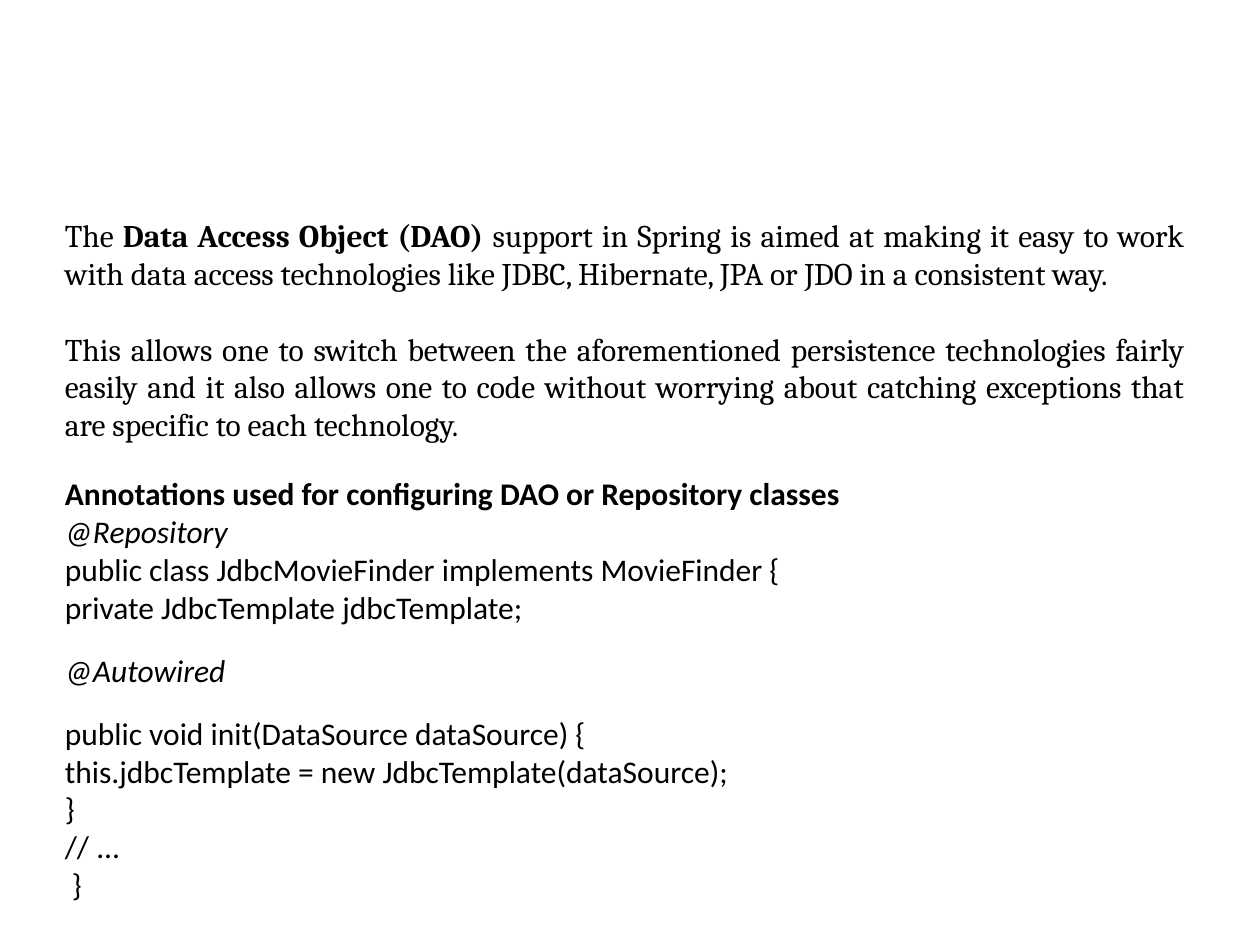
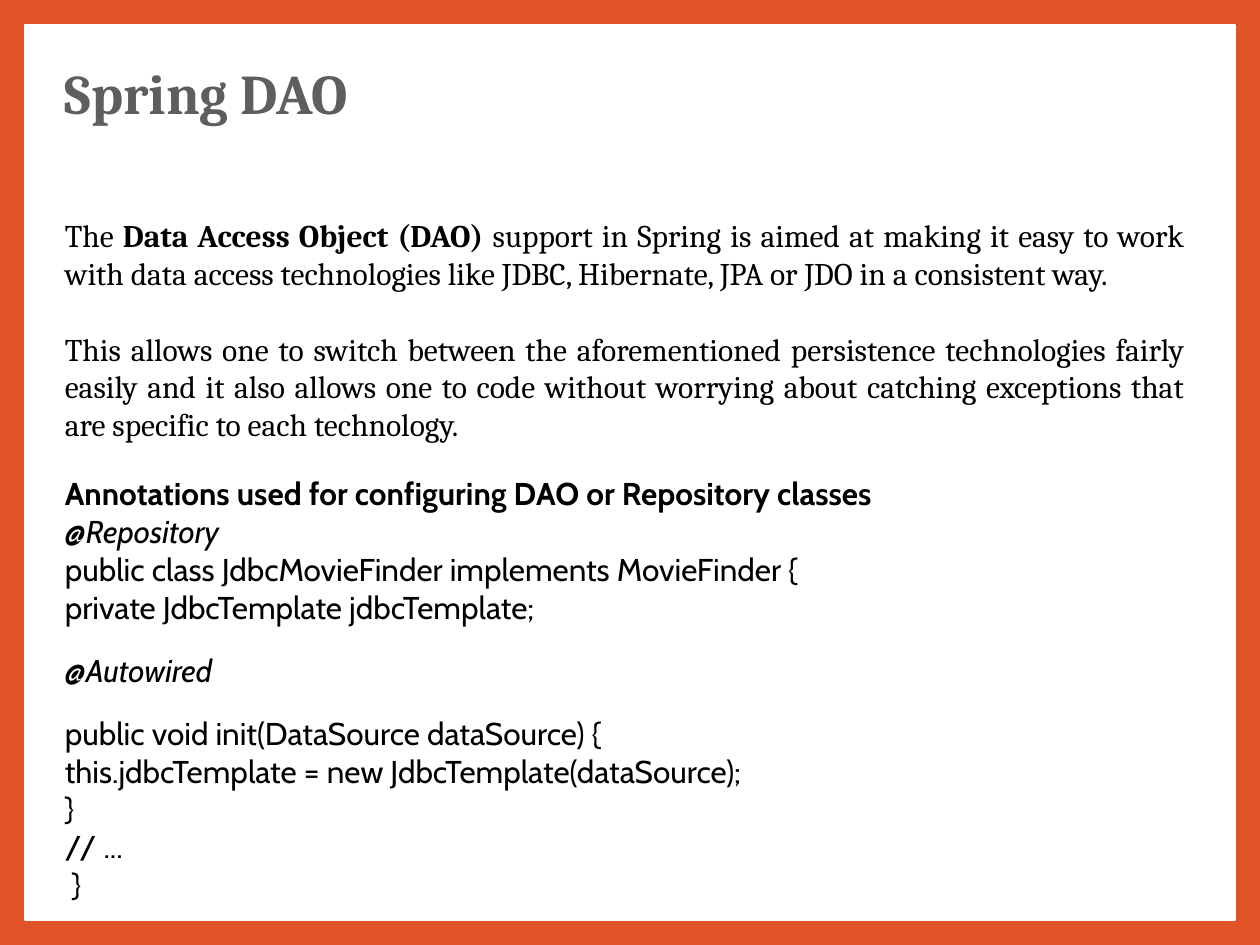
Before and after one commit to jrambasana/AJP2022-material, a slide deck: slide 47 of AJP Slides/AJP (01ce0502) - Unit 7 - Spring.pptx (slide 46 before the commit). Drawn at 1260x945 pixels with LibreOffice and Linux fonts; fonts in the diff are those of the drawing; background and template pictures are left out. Boxes give left, top, right and bottom in pixels: in the first picture for what was removed or moved away, otherwise in the second. Text is boxed around its words. In the diff, an @@ line names an element or a change of style, - is before the commit and + after.

```diff
--- a/AJP Slides/AJP (01ce0502) - Unit 7 - Spring.pptx
+++ b/AJP Slides/AJP (01ce0502) - Unit 7 - Spring.pptx
@@ background picture (left out) to #DF5327 @@
@@ rectangle added at bbox=[25, 25, 1235, 920], fill #FFFFFF, outline #FFFFFF 1 pt @@
@@ text "Spring DAO": place and size @@
-text "Spring DAO" at bbox=[0, 53, 609, 134]
+text "Spring DAO" at bbox=[65, 75, 348, 127]
@@ text "Spring DAO" at bbox=[65, 75, 348, 127]: text colour #FFFFFF to #5E5E5E; alignment centre to left @@
@@ text at bbox=[65, 481, 871, 790]: font Calibri to Cabin in "Annotations used for configuring DAO or Repository ...", "@Repository", "public class JdbcMovieFinder implements MovieFinder {", "private JdbcTemplate jdbcTemplate;" and 6 more places @@
```
Also in this commit, not shown: 46 other slides changed, 3 slides added, 2 slides removed, 17 other files.
